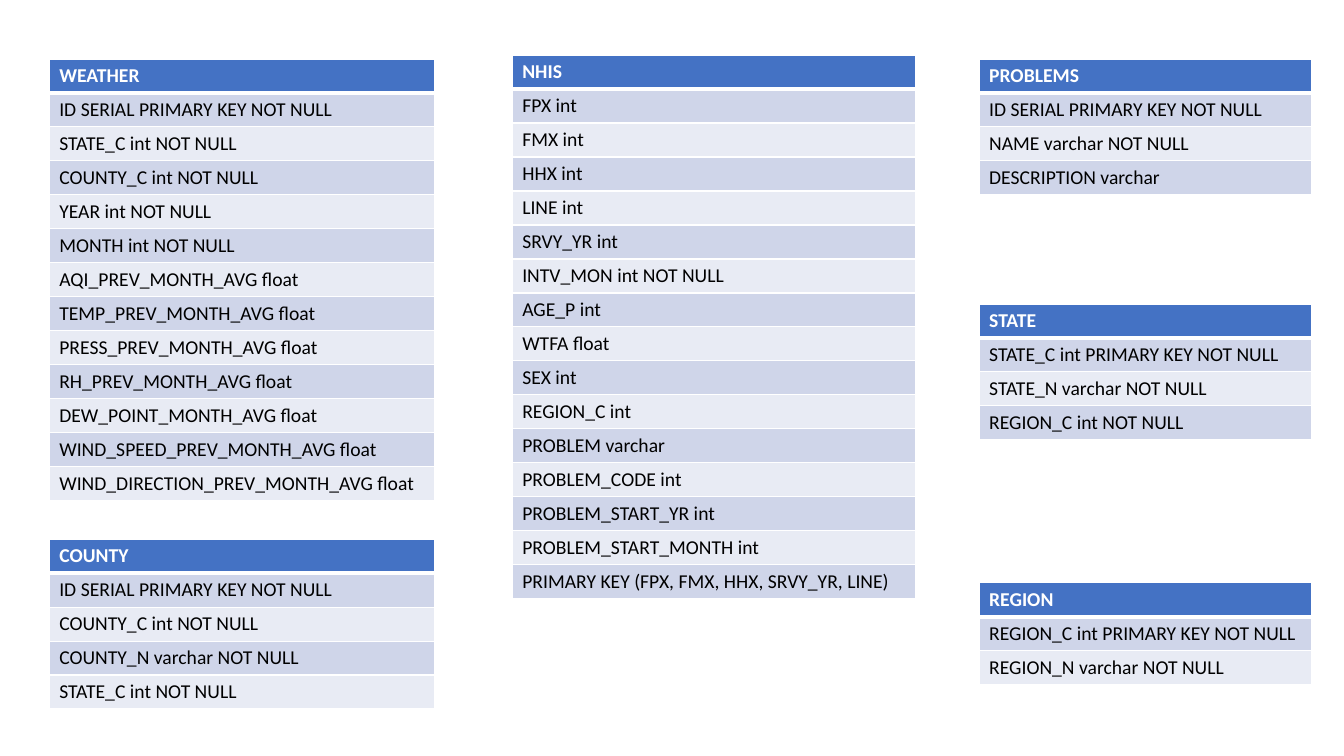
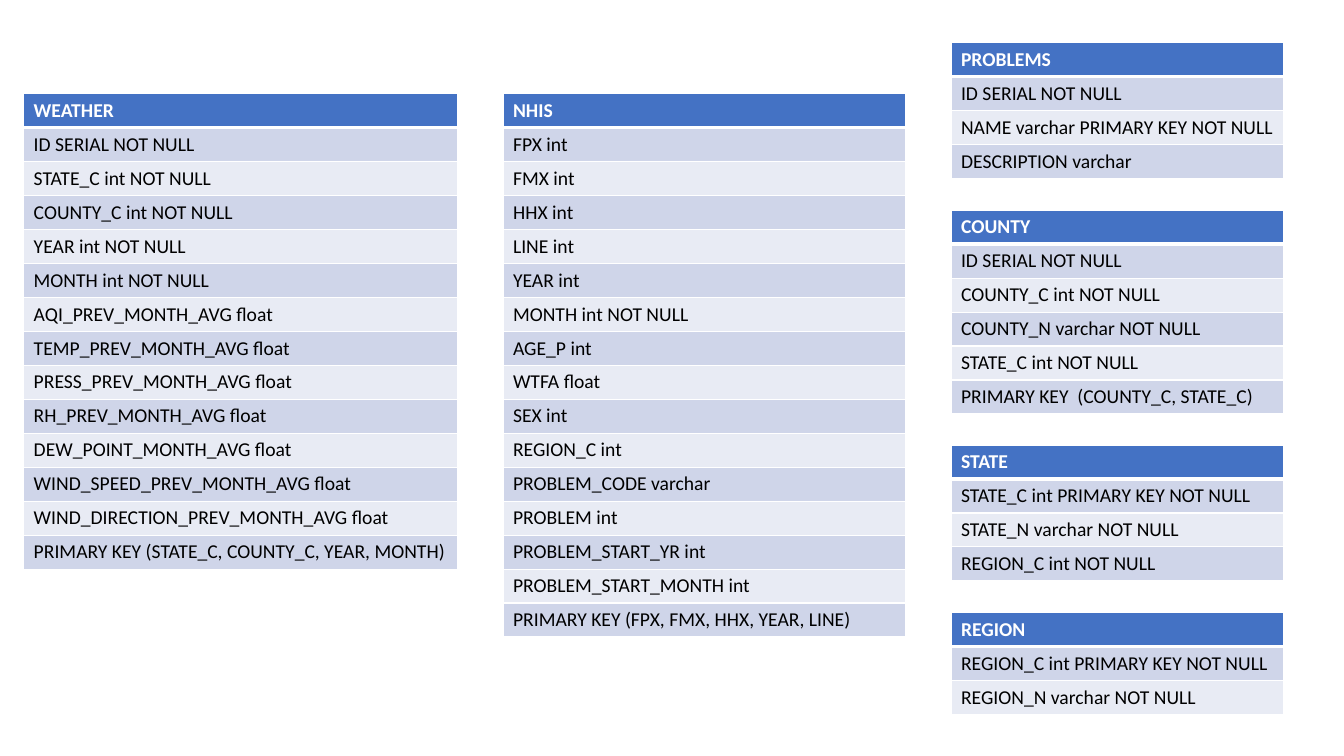
Before and after one commit to johnkmaxi/DEND, a slide deck: slide 1 of capstone/ER Diagram.pptx. Drawn at 1344x756 pixels with LibreOffice and Linux fonts; fonts in the diff are those of the drawing. Boxes give left, top, right and bottom in pixels: in the first picture for what was removed or moved away, otherwise in the second. Text is boxed around its words. In the diff, an @@ line names an element or a change of style, - is before the commit and + after.

```diff
--- a/capstone/ER Diagram.pptx
+++ b/capstone/ER Diagram.pptx
@@ table at [951,42,1284,176] @@
-row 2, column 1: ID SERIAL PRIMARY KEY NOT NULL
+row 2, column 1: ID SERIAL NOT NULL
-row 3, column 1: NAME varchar NOT NULL
+row 3, column 1: NAME varchar PRIMARY KEY NOT NULL
@@ table: place and size @@
-table at [979,58,1312,193]
+table at [951,42,1284,176]
@@ table at [23,94,458,565] @@
-row 2, column 1: ID SERIAL PRIMARY KEY NOT NULL
+row 2, column 1: ID SERIAL NOT NULL
+row 14: PRIMARY KEY (STATE_C, COUNTY_C, YEAR, MONTH)
@@ table: place and size @@
-table at [49,58,435,497]
+table at [23,94,458,565]
@@ table at [503,94,906,633] @@
-row 6, column 1: SRVY_YR int
+row 6, column 1: YEAR int
-row 7, column 1: INTV_MON int NOT NULL
+row 7, column 1: MONTH int NOT NULL
-row 12, column 1: PROBLEM varchar
+row 12, column 1: PROBLEM_CODE varchar
-row 13, column 1: PROBLEM_CODE int
+row 13, column 1: PROBLEM int
-row 16, column 1: PRIMARY KEY (FPX, FMX, HHX, SRVY_YR, LINE)
+row 16, column 1: PRIMARY KEY (FPX, FMX, HHX, YEAR, LINE)
@@ table: place and size @@
-table at [512,55,915,595]
+table at [503,94,906,633]
@@ table at [951,211,1284,412] @@
-row 2, column 1: ID SERIAL PRIMARY KEY NOT NULL
+row 2, column 1: ID SERIAL NOT NULL
+row 6: PRIMARY KEY (COUNTY_C, STATE_C)
@@ table: place and size @@
-table at [49,539,435,708]
+table at [951,211,1284,412]
@@ table: place and size @@
-table at [979,304,1312,439]
+table at [951,445,1284,579]
@@ table: place and size @@
-table at [979,583,1312,684]
+table at [951,613,1284,714]
```
Also in this commit, not shown: 2 other files.
